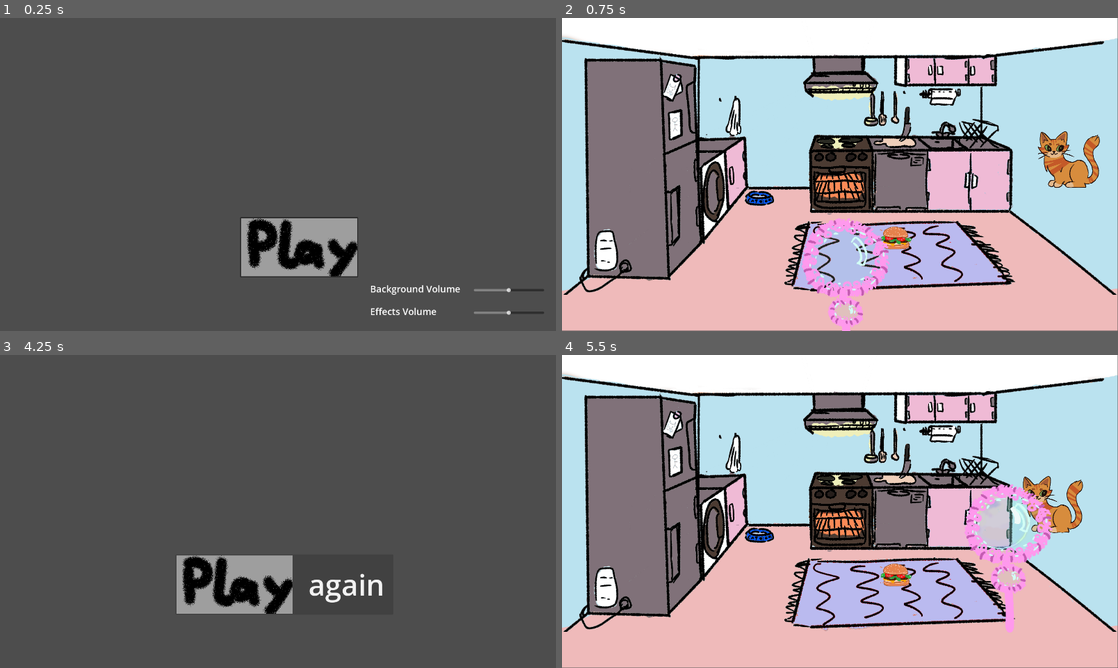
Above: before the commit, frames 1-4 (two rows, left to right).
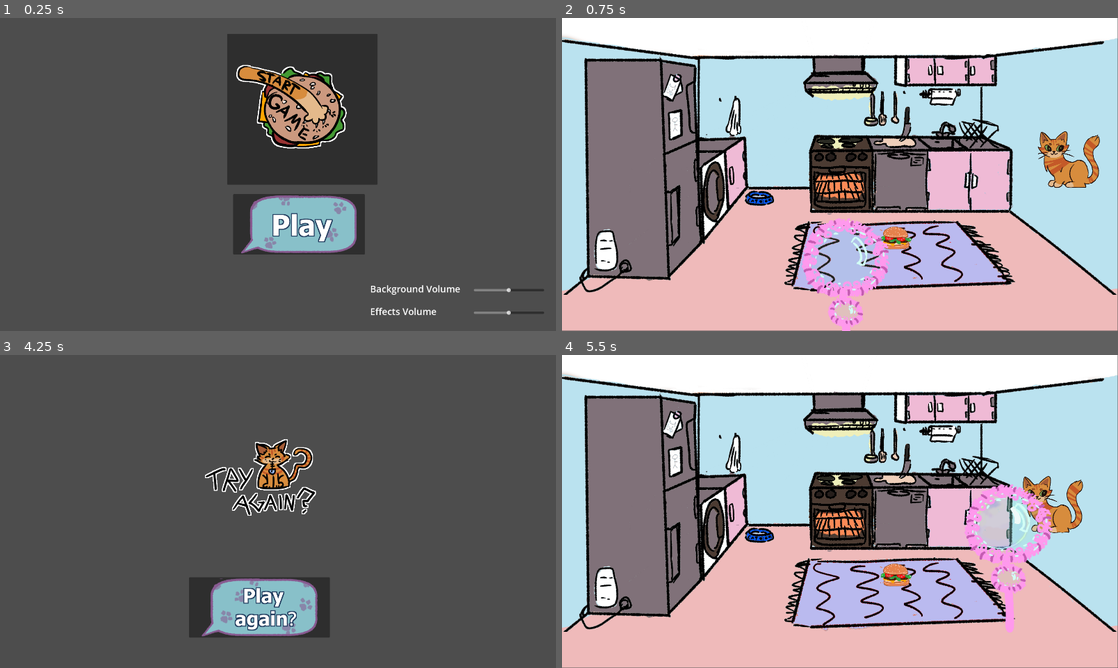
Above: after the commit, the same moments.

Repository: LuckyDiamond2/GGJ2025-Snack-attack-Bubble-Trouble
Game: Godot game, scene res://scenes/title_screen.tscn
Two runs of this game, one before a commit and one after it. Both use one fixed random seed, a clock stepped at 60 frames per second and the inputs below.
Inputs (mouse positions are in pixels of both pictures, inside the frame that each line leads up to; where the layout moved, square brackets give the same spot in the first picture):
- Up to frame 1 (0.25 s): no input
- Up to frame 2 (0.75 s): click (862, 108) [862, 246] at 0.5 s
- Up to frame 3 (4.25 s): move the mouse to (400, 495) at 1.27 s; click (400, 495) at 1.42 s; move the mouse to (166, 527) at 2.02 s; click (166, 527) at 2.17 s; move the mouse to (333, 442) at 2.77 s; click (333, 442) at 2.92 s; move the mouse to (250, 574) at 3.52 s; click (250, 574) at 3.67 s
- Up to frame 4 (5.5 s): click (823, 608) [845, 583] at 4.25 s; move the mouse to (1006, 558) at 5.02 s; click (1006, 558) at 5.17 s

The runs differ from the first frame. In frame 1, 19% of the frame differs, in the area x 40-68%, y 5-83%; in frame 2, nothing differs; in frame 3, 8.5%; in frame 4, nothing differs.

Commit message:
update play and play again buttons

Diff:
--- a/scenes/loose_screen.tscn
+++ b/scenes/loose_screen.tscn
@@ -1,18 +1,23 @@
-[gd_scene load_steps=3 format=3 uid="uid://cke768xeg101o"]
+[gd_scene load_steps=4 format=3 uid="uid://cke768xeg101o"]
 
 [ext_resource type="Script" path="res://scripts/loose_screen.gd" id="1_u12cf"]
-[ext_resource type="Texture2D" uid="uid://3areb4fcd58e" path="res://assets/other/Temp_Playbutton.png" id="2_pdxjm"]
+[ext_resource type="Texture2D" uid="uid://dyed250xfmc8w" path="res://assets/other/T_PlayAgain.png" id="2_hskkp"]
+[ext_resource type="Texture2D" uid="uid://cgvj4bx2fhd8i" path="res://assets/other/T_TryAgainButton.png" id="3_gwijp"]
 
 [node name="LooseScreen" type="Node"]
 script = ExtResource("1_u12cf")
 
+[node name="TTryAgainButton" type="Sprite2D" parent="."]
+position = Vector2(898, 441)
+texture = ExtResource("3_gwijp")
+
 [node name="PlayAgainButton" type="Button" parent="."]
-offset_left = 606.0
-offset_top = 688.0
-offset_right = 1358.0
-offset_bottom = 896.0
+offset_left = 653.0
+offset_top = 767.0
+offset_right = 1139.0
+offset_bottom = 975.0
 theme_override_font_sizes/font_size = 100
-text = " again"
-icon = ExtResource("2_pdxjm")
+icon = ExtResource("2_hskkp")
+icon_alignment = 1
 
 [connection signal="pressed" from="PlayAgainButton" to="." method="_on_play_again_button_pressed"]
--- a/scenes/title_screen.tscn
+++ b/scenes/title_screen.tscn
@@ -1,7 +1,8 @@
-[gd_scene load_steps=5 format=3 uid="uid://dvkrr16lq0fc0"]
+[gd_scene load_steps=6 format=3 uid="uid://dvkrr16lq0fc0"]
 
 [ext_resource type="Script" path="res://scripts/title_screen.gd" id="1_vcpgc"]
-[ext_resource type="Texture2D" uid="uid://3areb4fcd58e" path="res://assets/other/Temp_Playbutton.png" id="2_5ii0f"]
+[ext_resource type="Texture2D" uid="uid://dxe8wyb1ulisv" path="res://assets/other/T_Play.png" id="2_2a4il"]
+[ext_resource type="Texture2D" uid="uid://cvkibel0vfi4j" path="res://assets/other/T_Startbutton.png" id="3_gag6i"]
 
 [sub_resource type="LabelSettings" id="LabelSettings_tf5f6"]
 font_size = 32
@@ -13,12 +14,22 @@
 script = ExtResource("1_vcpgc")
 
 [node name="Playbutton" type="Button" parent="."]
-offset_left = 829.0
-offset_top = 687.0
-offset_right = 1172.0
-offset_bottom = 839.0
+offset_left = 805.0
+offset_top = 608.0
+offset_right = 1260.0
+offset_bottom = 816.0
 theme_override_font_sizes/font_size = 80
-icon = ExtResource("2_5ii0f")
+icon = ExtResource("2_2a4il")
+icon_alignment = 1
+
+[node name="Playbutton2" type="Button" parent="."]
+offset_left = 784.0
+offset_top = 55.0
+offset_right = 1304.0
+offset_bottom = 575.0
+theme_override_font_sizes/font_size = 80
+icon = ExtResource("3_gag6i")
+icon_alignment = 1
 
 [node name="BGMVolume" type="Node" parent="."]
 
@@ -59,5 +70,6 @@
 value = 0.5
 
 [connection signal="pressed" from="Playbutton" to="." method="_on_button_pressed"]
+[connection signal="pressed" from="Playbutton2" to="." method="_on_button_pressed"]
 [connection signal="value_changed" from="BGMVolume/HSlider" to="." method="_on_bmg_slider_value_changed"]
 [connection signal="value_changed" from="EffectVolume/HSlider" to="." method="_on_effect_slider_value_changed"]
--- a/scenes/win_screen.tscn
+++ b/scenes/win_screen.tscn
@@ -1,6 +1,6 @@
 [gd_scene load_steps=3 format=3 uid="uid://bkpufb658r63q"]
 
-[ext_resource type="Texture2D" uid="uid://3areb4fcd58e" path="res://assets/other/Temp_Playbutton.png" id="2_7wymh"]
+[ext_resource type="Texture2D" uid="uid://dyed250xfmc8w" path="res://assets/other/T_PlayAgain.png" id="1_747ey"]
 
 [sub_resource type="GDScript" id="GDScript_lqnby"]
 script/source = "extends Node
@@ -27,10 +27,11 @@
 [node name="PlayAgainButton" type="Button" parent="."]
 offset_left = 653.0
 offset_top = 767.0
-offset_right = 1416.0
+offset_right = 1139.0
 offset_bottom = 975.0
 theme_override_font_sizes/font_size = 100
-text = "  again"
-icon = ExtResource("2_7wymh")
+text = "  "
+icon = ExtResource("1_747ey")
+icon_alignment = 1
 
 [connection signal="pressed" from="PlayAgainButton" to="." method="_on_play_again_button_pressed"]
--- a/scripts/loose_screen.gd
+++ b/scripts/loose_screen.gd
@@ -10,7 +10,6 @@
 func _process(delta: float) -> void:
 	pass
 
-
 func _on_play_again_button_pressed() -> void:
 	get_tree().change_scene_to_file("res://scenes/game_screen.tscn")
 	print("pressed 'Play Again' from loose screen")
Binary file added: assets/other/T_Play.png
Binary file added: assets/other/T_PlayAgain.png
Binary file added: assets/other/T_Startbutton.png
Binary file added: assets/other/T_TryAgainButton.png
